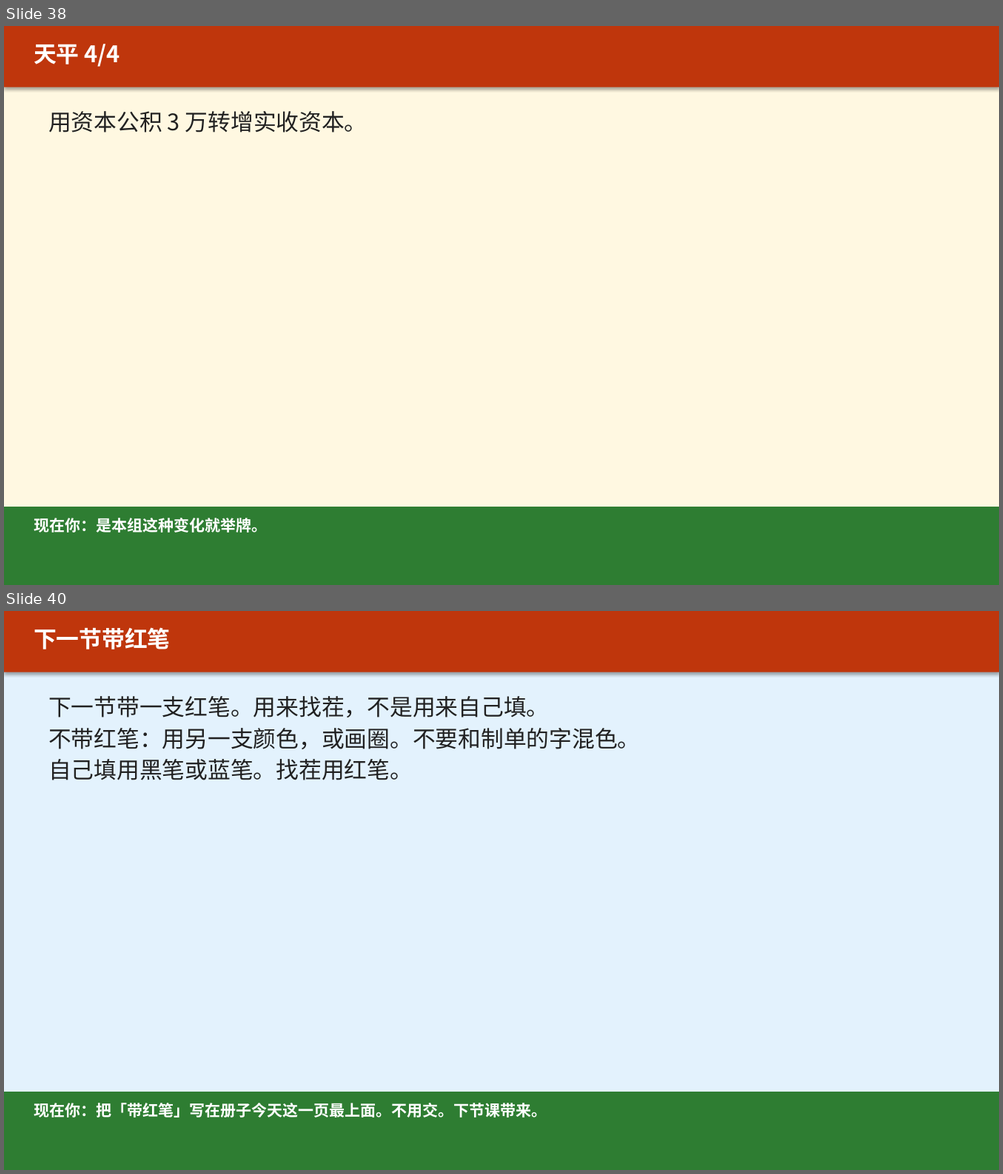
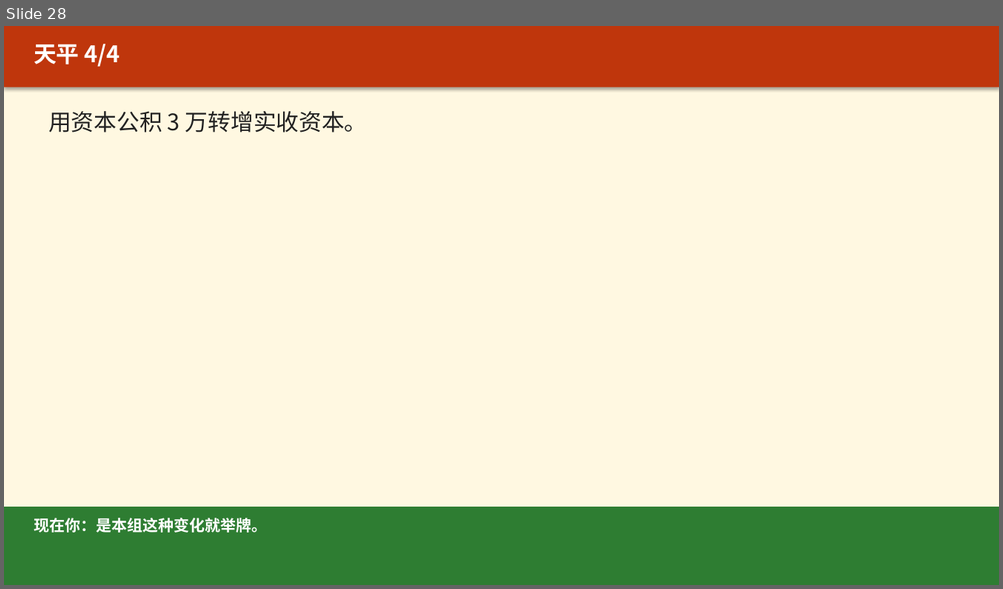
Before and after one commit to xuehui003-1/jichukuaiji, a slide deck: 90_通用工具_全学期复用/90-C14_课堂活动与课后任务_上课投影_v1.0_20260821.pptx. Shown one above the other, each under a label of ours: slides 38 and 40 before the commit, slide 28 after it; the slides between them are not shown. The pictures are 1003x1174 and 1003x589 pixels, drawn with LibreOffice and Linux fonts; fonts in the diff are those of the drawing. Boxes give left, top, right and bottom in pixels: in the first picture for what was removed or moved away, otherwise in the second. Text is boxed around its words. In the diff, an @@ line names an element or a change of style, - is before the commit and + after.

Commit message:
任务写在讲到那一页的课件上：项目一讲完四张图才布置连讲，项目四看完连环画才配音
C14改成活动日专用，平时下课看各项目收工页。删掉两句对话的假配音和未讲科目就考借贷。

```diff
--- a/90_通用工具_全学期复用/90-C14_课堂活动与课后任务_上课投影_v1.0_20260821.pptx
+++ b/90_通用工具_全学期复用/90-C14_课堂活动与课后任务_上课投影_v1.0_20260821.pptx
@@ slide 40 removed at bbox=[4, 611, 999, 1170], background #FFFFFF @@
@@ rectangle removed at bbox=[4, 611, 999, 1170] @@
@@ rectangle removed at bbox=[4, 611, 999, 672] @@
@@ text removed at bbox=[34, 627, 170, 649] @@
-下一节带红笔
@@ text removed at bbox=[48, 696, 640, 780] @@
-下一节带一支红笔。用来找茬，不是用来自己填。
-不带红笔：用另一支颜色，或画圈。不要和制单的字混色。
-自己填用黑笔或蓝笔。找茬用红笔。
@@ rectangle removed at bbox=[4, 1092, 999, 1170] @@
@@ text removed at bbox=[34, 1103, 546, 1118] @@
-现在你：把「带红笔」写在册子今天这一页最上面。不用交。下节课带来。
@@ what was slide 38 is now slide 28 @@
```
Also in this commit, not shown: 24 slides changed, 1 slide added, 16 other slides removed, 3 other files.
